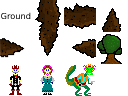
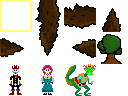
Layered file, before and after one edit (128x96). Changes by layer:
hid "Ground" over [1, 12, 31, 19]
